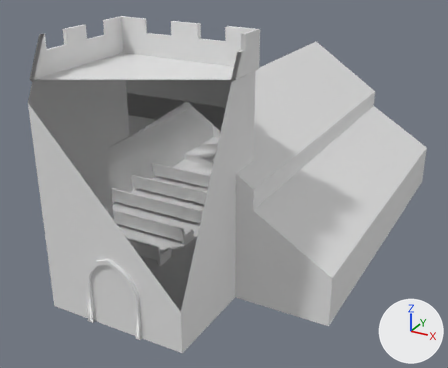
Before and after pictures for a commit that changed the OBJ model src/Resources/Models/churchinterior.obj.
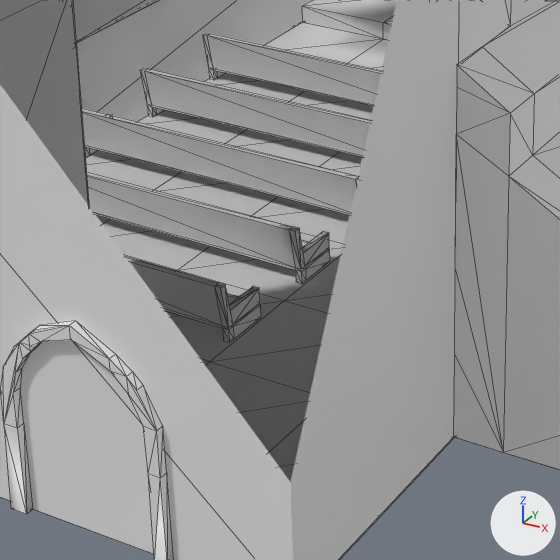
There are two pictures of each version: one whole from a camera (50 mm lens) standing at (19.8, -30.9, 14.4) and looking at (7.0, -7.5, 2.7), one close up on the part from 19% to 60% of the width and 41% to 92% of the height. The lights are fixed; the arrows at lower right show +X, +Y and +Z. The close-ups show mesh edges as thin lines. Everything nearer to the camera than a plane just in front of the edit is cut away. Where no turn or scale is listed for an object, it has been applied to the vertices. Vertices at the same position are counted once.
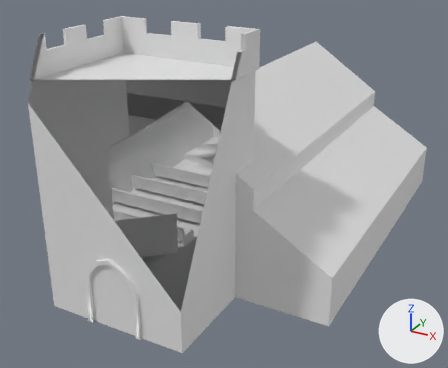
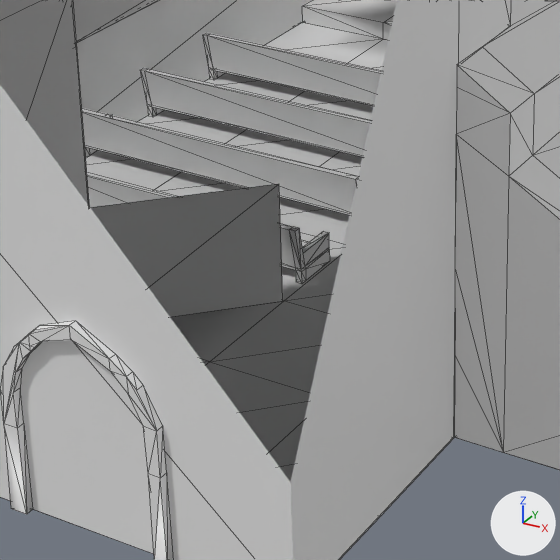
Pixel boxes (x1, y1, x2, y2) of what changed, in the close-ups (560 x 560 px):
'Plane.001', reshaped (not visible afterwards): before (126, 256, 260, 342)
part 1 of me_ground, added: after (90, 184, 456, 437)
'Plane.002', unchanged, covered by the edit: (87, 172, 330, 283) in both

The change, as a list of edits to the scene's bpy script:
```text
Change me_ground:
    where me_ground.from_pydata(...)  # 122 vertices, 264 faces; spans x 0.0..14.0, y -16.0..3.6, z 0.0..0.4
    used by ob_ground; location = (0.0, 0.0, 0.0)
    verts and faces of me_ground; kept vertices keep their numbers, new ones are numbered from 122
    before: 18 (10.0, -12.0, 0.0) at pixel (454, 437), 19 (4.0, -12.0, 0.0)
    me_ground part 1
    add verts[122] = (5.9, -10.0, 0.0)  # pixel (282, 301)
    add verts[123] = (8.0, -10.0, 0.0)
    add verts[124] = (4.0, -12.0, 2.0)  # pixel (89, 207)
    add verts[125] = (5.9, -10.0, 2.0)  # pixel (279, 183)
    add verts[126] = (8.0, -10.0, 2.0)
    add verts[127] = (10.0, -12.0, 2.0)  # pixel (455, 308)
    add faces += [(19, 125, 122), (18, 123, 127), (19, 124, 125), (123, 126, 127)]
Change me_plane_001:
    used by ob_plane_001; location = (0.0, 0.0, 0.0)
    remove me_plane_001.from_pydata(...)  # 52 vertices, 100 faces; spans x 0.01..5.91, y -11.58..-10.6, z -0.01..0.98
    add me_plane_001.from_pydata(...)  # 68 vertices, 116 faces; spans x 0.01..3.98, y -11.58..-10.6, z -0.01..0.98
    me_plane_001 part 2
    26 vertices are removed from x 5.8..5.91, y -11.58..-10.6, z -0.01..0.98
    58 faces are deleted
    8 new vertices lie (1.89, 0.0, 0.0) away from vertices in x 0.12, y -11.58..-10.6, z 0.21..0.98
    8 new vertices lie (1.9, 0.0, 0.0) away from vertices in x 2.01, y -11.58..-10.6, z 0.21..0.98
    32 new faces join them
```
